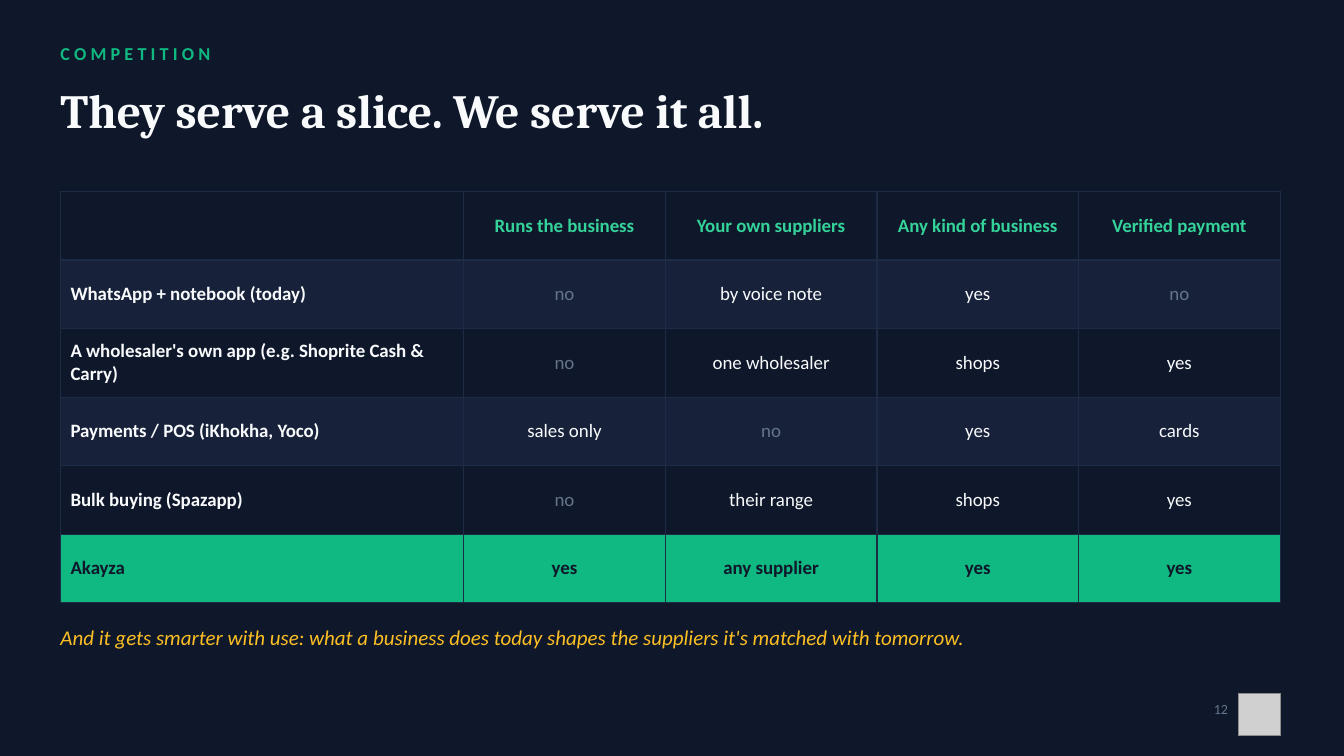
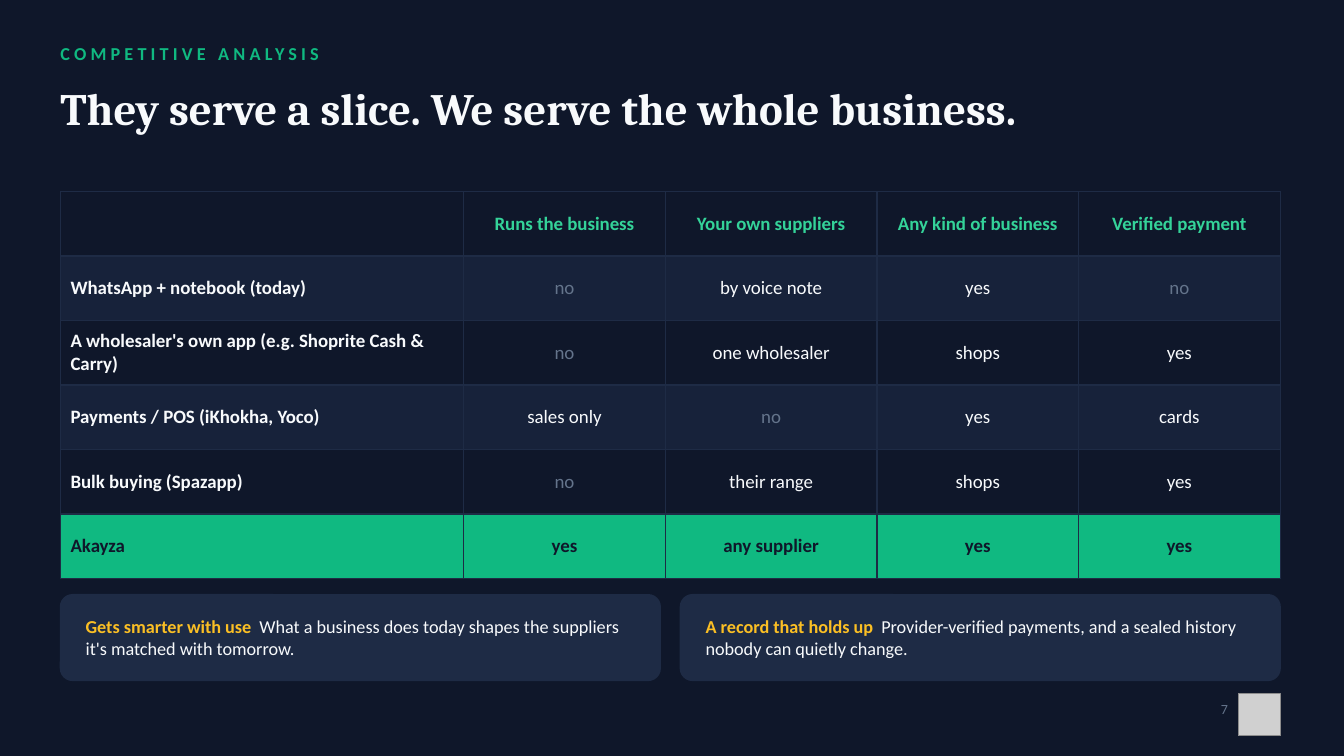
Before and after one commit to Mandla78/KasiFlow, a slide deck: slide 7 of docs/submission/05_final_submission/Akayza_Pitch_TeamPR.pptx (slide 12 before the commit). Drawn at 1344x756 pixels with LibreOffice and Linux fonts; fonts in the diff are those of the drawing; grey boxes stand for pictures. Boxes give left, top, right and bottom in pixels: in the first picture for what was removed or moved away, otherwise in the second. Text is boxed around its words. In the diff, an @@ line names an element or a change of style, - is before the commit and + after.

```diff
--- a/docs/submission/05_final_submission/Akayza_Pitch_TeamPR.pptx
+++ b/docs/submission/05_final_submission/Akayza_Pitch_TeamPR.pptx
@@ text at <box>60,48,210,60</box>: text changed @@
-COMPETITION
+COMPETITIVE ANALYSIS
@@ text at <box>60,94,1017,135</box>: text changed; size 34 to 32 pt @@
-They serve a slice. We serve it all.
+They serve a slice. We serve the whole business.
@@ table: place and size @@
-table at <box>60,192,1280,581</box>
+table at <box>60,192,1280,559</box>
@@ rounded rectangle added at <box>60,595,660,681</box>, fill #1E2B45, outline #1E2B45 1 pt @@
@@ rounded rectangle added at <box>681,595,1280,681</box>, fill #1E2B45, outline #1E2B45 1 pt @@
@@ text at <box>86,620,619,655</box>: text changed; size 15 to 13 pt; text colour #FBBF24 to #F8FAFC; italic off @@
-And it gets smarter with use: what a business does today shapes the suppliers it's matched with tomorrow.
+Gets smarter with use What a business does today shapes the suppliers it's matched with tomorrow.
@@ text "Gets smarter with use What ..." at <box>86,620,619,655</box>: vertical alignment top to middle @@
@@ text added at <box>706,620,1236,658</box>, 13 pt, text #F8FAFC @@
+A record that holds up Provider-verified payments, and a sealed history nobody can quietly change.
@@ text at <box>1221,705,1228,714</box>: text changed @@
-12
+7
```
Also in this commit, not shown: 4 other slides changed, 5 slides added, 16 slides removed, 2 other files.
